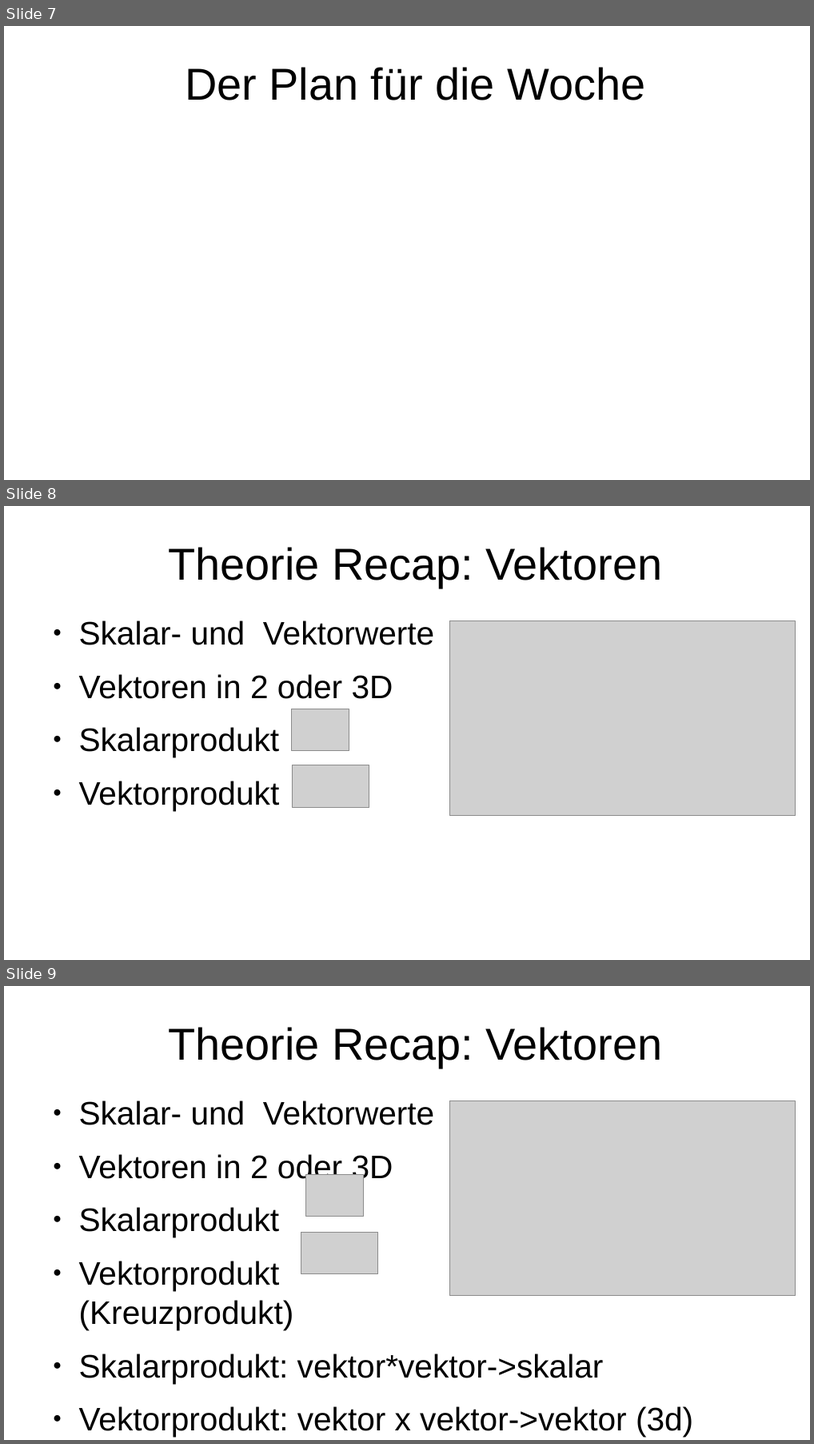
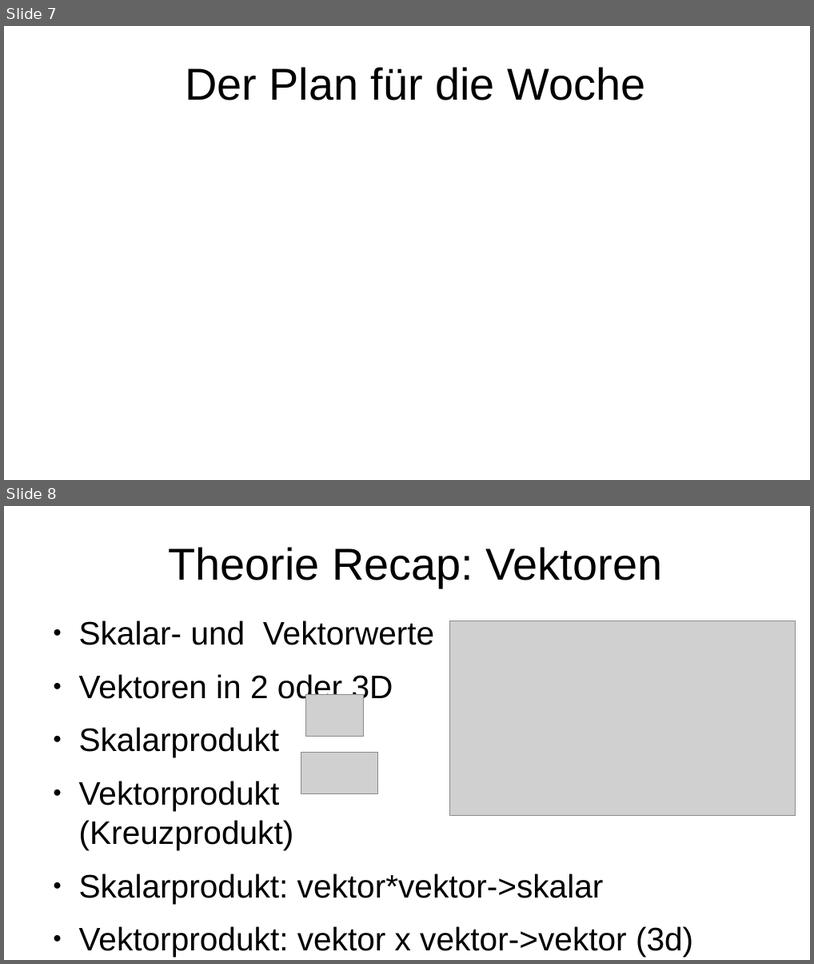
Before and after one commit to promitheas-nikou/eth-work, a slide deck: NuS1/slides/W1.odp. Shown one above the other, each under a label of ours: slides 7, 8 and 9 before the commit, slides 7 and 8 after it. The pictures are 814x1444 and 814x964 pixels, drawn with LibreOffice and Linux fonts; fonts in the diff are those of the drawing; grey boxes stand for pictures. Boxes give left, top, right and bottom in pixels: in the first picture for what was removed or moved away, otherwise in the second. Text is boxed around its words. In the diff, an @@ line names an element or a change of style, - is before the commit and + after.

```diff
--- a/NuS1/slides/W1.odp
+++ b/NuS1/slides/W1.odp
@@ slide 8 removed at bbox=[4, 506, 810, 960], background #FFFFFF @@
@@ title removed at bbox=[168, 547, 663, 588] @@
-Theorie Recap: Vektoren
@@ text removed at bbox=[79, 620, 435, 811] @@
-● Skalar- und Vektorwerte
-● Vektoren in 2 oder 3D
-● Skalarprodukt
-● Vektorprodukt
@@ picture removed at bbox=[450, 621, 796, 816] @@
@@ picture removed at bbox=[292, 709, 350, 751] @@
@@ picture removed at bbox=[292, 765, 370, 807] @@
@@ what was slide 9 is now slide 8 @@
```
Also in this commit, not shown: 1 slide changed, 1 other file.
